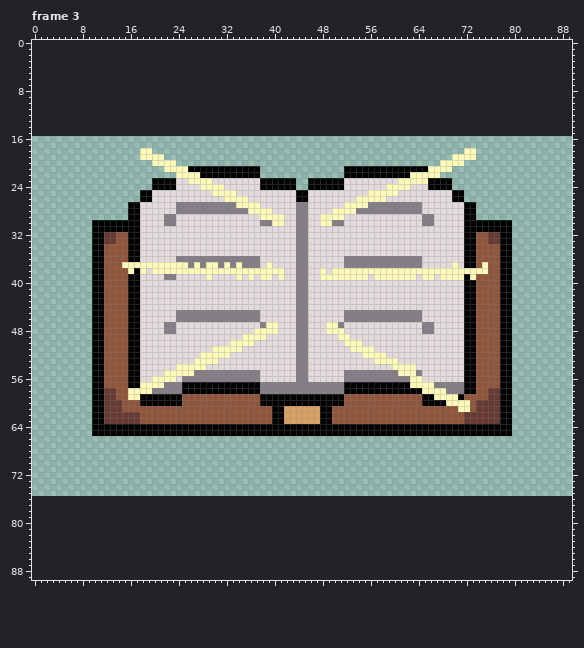
One commit to this pixel-art file: Findabook/Assets/sprite/buku.ase. Above is the file before it was changed.
160x60 pixels, 6 frames. Shown: frame 3. The old version is drawn lined up with the new one, on the new canvas. The commit also changed other frames, which this record leaves out.
After the commit:
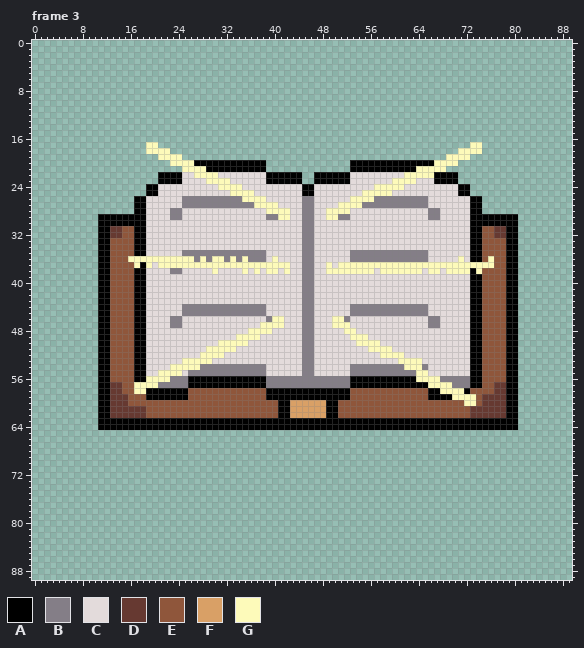
Palette (. is transparent): A #000000  B #847e87  C #e3dbdb  D #663931  E #8f563b  F #d9a066  G #fdfaba
The exact change:
canvas 160x60 -> 90x90, the old top-left corner now at -36,16 (the part of the old canvas that was cut away was empty and is not shown)
Frame 3:
y 17: x 19..20 .. -> GG; x 73..74 .. -> GG
y 18: x 18 G -> .; x 20..22 ... -> GGG; x 71 . -> G; x 74 . -> G
y 19: x 18..20 GGG -> ...; x 22..24 ... -> GGG; x 69 . -> G; x 73 G -> .
y 20: x 20..22 GGG -> ...; x 24..38 ............... -> GGGAAAAAAAAAAAA; x 53..67 ............... -> AAAAAAAAAAAAAAG; x 71 G -> .
y 21: x 22..24 GGG -> ...; x 26..28 AAA -> GGG; x 38 . -> A; x 52 A -> .; x 64..65 AA -> GG; x 69 G -> .
y 22: x 21..26 ...GGG -> AAAACC; x 28..44 AAAAAAAAAA....... -> GGGCCCCCCCCAAAAAA; x 47..51 ..... -> AAAAA; x 53..62 AAAAAAAAAA -> CCCCCCCCCG; x 67..70 G... -> AAAA
y 23: x 20 A -> .; x 24 C -> A; x 26..28 GGG -> CCC; x 30..32 CCC -> GGG; x 38 A -> C; x 44 . -> A; x 46 A -> .; x 52 C -> A; x 60 C -> G; x 64..66 GGA -> CCC; x 70 . -> A
y 24: x 19 . -> A; x 21..23 AAA -> CCC; x 28..30 GGG -> CCC; x 32..34 CCC -> GGG; x 38..45 AAAAAA.. -> CCCCCCCA; x 47..51 AAAAA -> CCCCC; x 57..58 CC -> GG; x 62 G -> C; x 66..72 AAAA... -> CCCCCAA
y 25: x 18 A -> .; x 20 C -> A; x 30..32 GGG -> CCC; x 34..36 CCC -> GGG; x 44 A -> C; x 46 C -> A; x 55 C -> G; x 60 G -> C; x 70 A -> C; x 72 . -> A
y 26: x 17 . -> A; x 19 A -> C; x 25..34 CCCCCCCGGG -> BBBBBBBBBB; x 36..38 CCC -> GGG; x 44..46 AAC -> CBB; x 53 C -> G; x 57..65 GGCCCCCCC -> BBBBBBBBB; x 70..74 AA... -> CCCAA
y 27: x 16 A -> .; x 18 C -> A; x 24 B -> C; x 34..36 GGG -> BBB; x 38..40 CCC -> GGG; x 44 B -> C; x 46 C -> B; x 51 C -> G; x 55 G -> B; x 65 C -> B; x 72 A -> C; x 74 . -> A
y 28: x 16 A -> .; x 18 C -> A; x 23 C -> B; x 25..38 BBBBBBBBBBBGGG -> CCCCCCCCCCCCCC; x 40..42 CCC -> GGG; x 44 B -> C; x 46 C -> B; x 49 C -> G; x 53..64 GBBBBBBBBBBB -> CCCCCCCCCCCC; x 66..67 CC -> BB; x 72 A -> C; x 74 . -> A
y 29: x 11..15 ..... -> AAAAA; x 18 C -> A; x 22 B -> C; x 24 C -> B; x 38..40 GGG -> CBB; x 42 C -> G; x 44 B -> C; x 46 C -> B; x 48 G -> C; x 51..52 GC -> BB; x 65 B -> C; x 67 C -> B; x 72 A -> C; x 74..80 ....... -> AAAAAAA
y 30: x 10 A -> .; x 18 C -> A; x 22..23 BB -> CC; x 38..41 BBGG -> CCCC; x 44 B -> C; x 46 C -> B; x 48..51 GGBB -> CCCC; x 65..66 BB -> CC; x 72 A -> C; x 80 . -> A
y 31: x 10 A -> .; x 13..16 AAAA -> DDEE; x 18 C -> A; x 44 B -> C; x 46 C -> B; x 72 A -> C; x 75..78 AAAA -> EEDD; x 80 . -> A
y 32: x 10 A -> .; x 12 D -> A; x 14 E -> D; x 16 A -> E; x 18 C -> A; x 44 B -> C; x 46 C -> B; x 72 A -> C; x 74 E -> A; x 76 D -> E; x 78 A -> D; x 80 . -> A
y 33: x 10 A -> .; x 12..13 DD -> AE; x 16 A -> E; x 18 C -> A; x 44 B -> C; x 46 C -> B; x 72 A -> C; x 74 E -> A; x 76..78 DDA -> EEE; x 80 . -> A
y 34: x 10 A -> .; x 12 E -> A; x 16 A -> E; x 18 C -> A; x 44 B -> C; x 46 C -> B; x 72 A -> C; x 74 E -> A; x 78 A -> E; x 80 . -> A
y 35: x 10 A -> .; x 12 E -> A; x 16 A -> E; x 18 C -> A; x 25..38 CCCCCCCCCCCCCC -> BBBBBBBBBBBBBB; x 44 B -> C; x 46 C -> B; x 53..65 CCCCCCCCCCCCC -> BBBBBBBBBBBBB; x 72 A -> C; x 74 E -> A; x 78 A -> E; x 80 . -> A
y 36: x 10 A -> .; x 12 E -> A; x 16..26 AACCCCCCBBB -> GGGGGGGGGGG; x 28 B -> G; x 30..31 BB -> GG; x 33 B -> G; x 35 B -> G; x 38 C -> B; x 40 C -> G; x 44 B -> C; x 46 C -> B; x 52 B -> C; x 65 C -> B; x 71..72 CA -> GC; x 74 E -> A; x 76 E -> G; x 78 A -> E; x 80 . -> A
y 37: x 10 A -> .; x 12 E -> A; x 15..16 GG -> EE; x 18 G -> A; x 20 G -> C; x 26 B -> G; x 28 B -> G; x 31 B -> G; x 33 B -> G; x 35..38 BBBC -> GGGG; x 40..42 CCC -> GGG; x 44 B -> C; x 46 C -> B; x 49 C -> G; x 51..69 CBBBBBBBBBBBBBCCCCC -> GGGGGGGGGGGGGGGGGGG; x 71..74 CAAE -> GGGG; x 76 E -> G; x 78 A -> E; x 80 . -> A
y 38: x 10 A -> .; x 12 E -> A; x 16 G -> E; x 18 G -> A; x 20..29 GGGGGGGGGG -> CCCBBCCCCC; x 31..34 GGGG -> CCCC; x 36 G -> C; x 38 G -> C; x 41..42 GC -> CG; x 44 B -> C; x 46 C -> B; x 48..49 GC -> CG; x 57 G -> C; x 65 G -> C; x 68 G -> C; x 73 G -> A; x 75 G -> E; x 78 A -> E; x 80 . -> A
y 39: x 10 A -> .; x 12 E -> A; x 16 A -> E; x 18 C -> A; x 22..23 BB -> CC; x 29 G -> C; x 34 G -> C; x 36 G -> C; x 38..39 GG -> CC; x 41 G -> C; x 44 B -> C; x 46 C -> B; x 48..55 GGGGGGGG -> CCCCCCCC; x 57..63 GGGGGGG -> CCCCCCC; x 65..66 GG -> CC; x 68..74 GGGGAGE -> CCCCCAA; x 78 A -> E; x 80 . -> A
y 40..43: x 10 A -> .; x 12 E -> A; x 16 A -> E; x 18 C -> A; x 44 B -> C; x 46 C -> B; x 72 A -> C; x 74 E -> A; x 78 A -> E; x 80 . -> A
y 44: x 10 A -> .; x 12 E -> A; x 16 A -> E; x 18 C -> A; x 25..38 CCCCCCCCCCCCCC -> BBBBBBBBBBBBBB; x 44 B -> C; x 46 C -> B; x 53..65 CCCCCCCCCCCCC -> BBBBBBBBBBBBB; x 72 A -> C; x 74 E -> A; x 78 A -> E; x 80 . -> A
y 45: x 10 A -> .; x 12 E -> A; x 16 A -> E; x 18 C -> A; x 24 B -> C; x 38 C -> B; x 44 B -> C; x 46 C -> B; x 52 B -> C; x 65 C -> B; x 72 A -> C; x 74 E -> A; x 78 A -> E; x 80 . -> A
y 46: x 10 A -> .; x 12 E -> A; x 16 A -> E; x 18 C -> A; x 23 C -> B; x 25..37 BBBBBBBBBBBBB -> CCCCCCCCCCCCC; x 39..41 CCC -> BGG; x 44 B -> C; x 46 C -> B; x 50..51 CC -> GG; x 53..64 BBBBBBBBBBBB -> CCCCCCCCCCCC; x 66..67 CC -> BB; x 72 A -> C; x 74 E -> A; x 78 A -> E; x 80 . -> A
y 47: x 10 A -> .; x 12 E -> A; x 16 A -> E; x 18 C -> A; x 22 B -> C; x 24 C -> B; x 38 B -> G; x 41 C -> G; x 44 B -> C; x 46 C -> B; x 49 G -> C; x 51..52 BC -> GG; x 65 B -> C; x 67 C -> B; x 72 A -> C; x 74 E -> A; x 78 A -> E; x 80 . -> A
y 48: x 10 A -> .; x 12 E -> A; x 16 A -> E; x 18 C -> A; x 22..23 BB -> CC; x 36 C -> G; x 40 G -> C; x 44 B -> C; x 46 C -> B; x 49..53 GGGCC -> CCCGG; x 65..66 BB -> CC; x 72 A -> C; x 74 E -> A; x 78 A -> E; x 80 . -> A
y 49: x 10 A -> .; x 12 E -> A; x 16 A -> E; x 18 C -> A; x 34 C -> G; x 38 G -> C; x 44 B -> C; x 46 C -> B; x 51..55 GGCCC -> CCGGG; x 72 A -> C; x 74 E -> A; x 78 A -> E; x 80 . -> A
y 50: x 10 A -> .; x 12 E -> A; x 16 A -> E; x 18 C -> A; x 31..32 CC -> GG; x 36 G -> C; x 44 B -> C; x 46 C -> B; x 52..53 GG -> CC; x 55..57 CCC -> GGG; x 72 A -> C; x 74 E -> A; x 78 A -> E; x 80 . -> A
y 51: x 10 A -> .; x 12 E -> A; x 16 A -> E; x 18 C -> A; x 29 C -> G; x 34 G -> C; x 44 B -> C; x 46 C -> B; x 53..55 GGG -> CCC; x 57..59 CCC -> GGG; x 72 A -> C; x 74 E -> A; x 78 A -> E; x 80 . -> A
y 52: x 10 A -> .; x 12 E -> A; x 16 A -> E; x 18 C -> A; x 32 G -> C; x 44 B -> C; x 46 C -> B; x 55..57 GGG -> CCC; x 59..61 CCC -> GGG; x 72 A -> C; x 74 E -> A; x 78 A -> E; x 80 . -> A
y 53: x 10 A -> .; x 12 E -> A; x 16 A -> E; x 18 C -> A; x 25..26 CC -> GG; x 30 G -> C; x 44 B -> C; x 46 C -> B; x 57..64 GGGGCCCC -> CCCCGGGG; x 72 A -> C; x 74 E -> A; x 78 A -> E; x 80 . -> A
y 54: x 10 A -> .; x 12 E -> A; x 16 A -> E; x 18 C -> A; x 23 C -> G; x 28..38 GCCCCCCCCCC -> BBBBBBBBBBB; x 44 B -> C; x 46 C -> B; x 53..61 CCCCCCCGG -> BBBBBBBBB; x 64..65 CC -> GB; x 72 A -> C; x 74 E -> A; x 78 A -> E; x 80 . -> A
y 55: x 10 A -> .; x 12 E -> A; x 16 A -> E; x 18 C -> A; x 21 C -> G; x 25..26 GG -> CB; x 38 C -> B; x 44 B -> C; x 46 C -> B; x 52 B -> C; x 61..65 GGGBC -> BBBGG; x 72 A -> C; x 74 E -> A; x 78 A -> E; x 80 . -> A
y 56: x 10 A -> .; x 12 E -> A; x 16 A -> E; x 18..19 CC -> AG; x 23..24 GC -> BB; x 26..43 BBBBBBBBBBBBCCCCCC -> AAAAAAAAAAAAABBBBB; x 46..51 CCCCCC -> BBBBBB; x 53..63 BBBBBBBBBBG -> AAAAAAAAAAA; x 65..72 CCCCCCCA -> GGGBBBBB; x 74 E -> A; x 78 A -> E; x 80 . -> A
y 57: x 10 A -> .; x 12..14 EEE -> ADD; x 16..17 AA -> EG; x 21 G -> B; x 25 A -> B; x 38 B -> A; x 52 A -> B; x 63..65 GGG -> AAA; x 67..69 BBB -> GGG; x 72 A -> B; x 74 E -> A; x 77..78 EA -> DD; x 80 . -> A
y 58: x 10 A -> .; x 12 D -> A; x 14 E -> D; x 16 G -> E; x 19..24 GBBBBB -> AAAAAA; x 26..51 AAAAAAAAAAAABBBBBBBBBBBBBB -> EEEEEEEEEEEEEAAAAAAAAAAAAA; x 53..67 AAAAAAAAAAAAGGG -> EEEEEEEEEEEEEAA; x 69..71 BBB -> GGG; x 73 A -> E; x 76 D -> E; x 78 A -> D; x 80 . -> A
y 59: x 10 A -> .; x 12 D -> A; x 14..18 EEGGA -> DDEEE; x 25 E -> A; x 38 A -> E; x 52 E -> A; x 65 A -> E; x 67..69 GGG -> AAA; x 71..73 AEE -> GGG; x 75 E -> D; x 78 A -> D; x 80 . -> A
y 60: x 10 A -> .; x 12 D -> A; x 15 E -> D; x 18..24 AAAAAAA -> EEEEEEE; x 38..40 AAA -> EEE; x 43..48 AAAAAA -> FFFFFF; x 51 A -> E; x 65..71 AAAAGGG -> EEEEEEE; x 73..74 ED -> GE; x 78 A -> D; x 80 . -> A
y 61: x 10 A -> .; x 12 D -> A; x 15..18 EEEE -> DDDD; x 40 A -> E; x 42 F -> A; x 48 A -> F; x 50 E -> A; x 71..73 GGE -> EED; x 78 A -> D; x 80 . -> A
y 62: x 10 A -> .; x 12 D -> A; x 18 E -> D; x 40 A -> E; x 42 F -> A; x 48 A -> F; x 50 E -> A; x 72 D -> E; x 78 A -> D; x 80 . -> A
y 63: x 10 A -> .; x 12..39 DDDDDDEEEEEEEEEEEEEEEEEEEEEE -> AAAAAAAAAAAAAAAAAAAAAAAAAAAA; x 42..47 FFFFFF -> AAAAAA; x 50..77 EEEEEEEEEEEEEEEEEEEEEEDDDDDD -> AAAAAAAAAAAAAAAAAAAAAAAAAAAA; x 80 . -> A
y 64: x 10 A -> .; x 80 . -> A
y 65: x 10..79 AAAAAAAAAAAAAAAAAAAAAAAAAAAAAAAAAAAAAAAAAAAAAAAAAAAAAAAAAAAAAAAAAAAAAA -> ......................................................................
